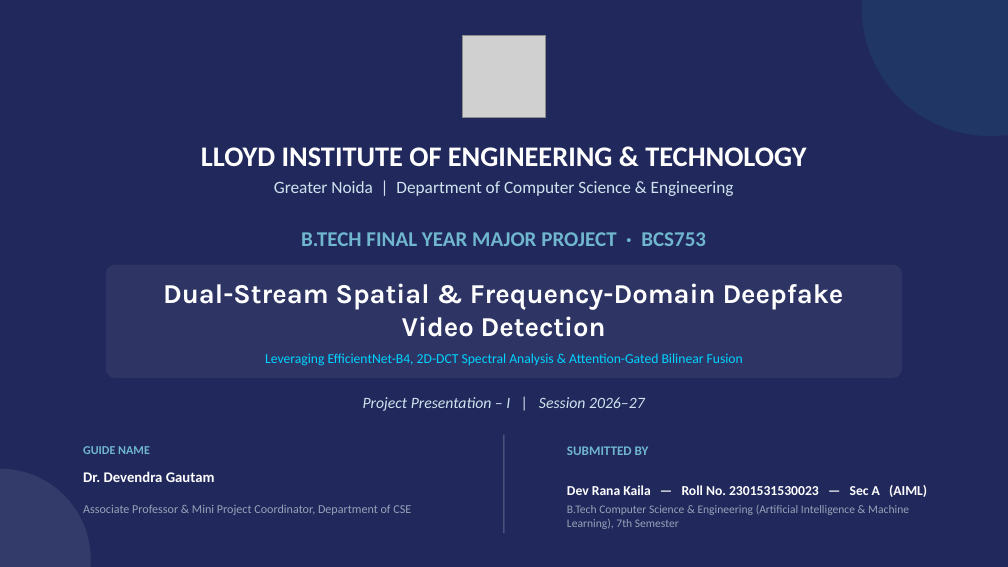
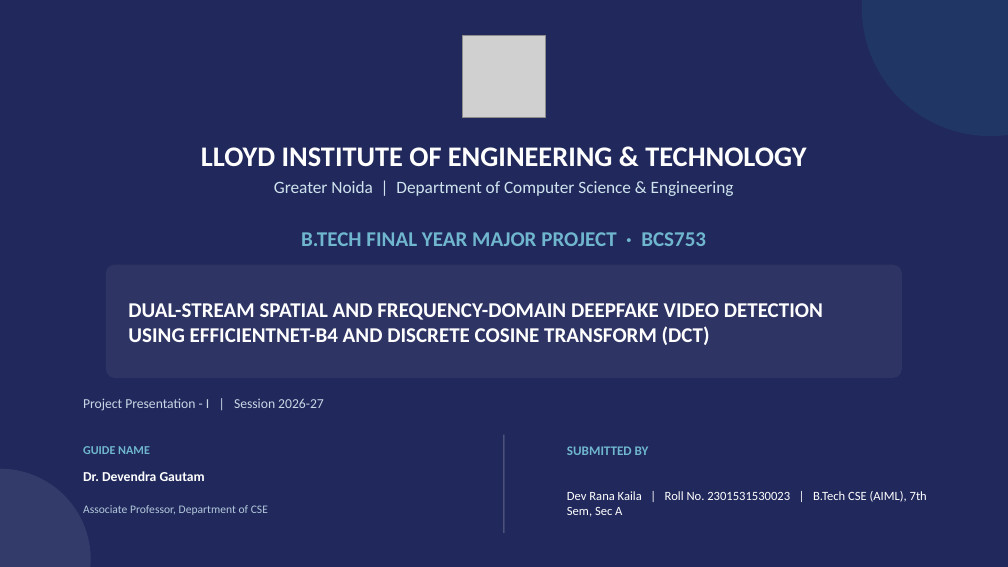
Before and after one commit to DevRanaKaila/DeepGuard-AI, a slide deck: slide 1 of BCS753_Major_Project_Presentation_FINAL.pptx. Drawn at 1008x567 pixels with LibreOffice and Linux fonts; fonts in the diff are those of the drawing; grey boxes stand for pictures. Boxes give left, top, right and bottom in pixels: in the first picture for what was removed or moved away, otherwise in the second. Text is boxed around its words. In the diff, an @@ line names an element or a change of style, - is before the commit and + after.

Commit message:
feat: complete BCS753 presentation, white-background diagrams, centered page footers, and official cover page format

```diff
--- a/BCS753_Major_Project_Presentation_FINAL.pptx
+++ b/BCS753_Major_Project_Presentation_FINAL.pptx
@@ text at (128,303,823,345): text changed; size 13 to 20 pt; text colour #00D4FF to #FFFFFF; bold on @@
-Dual-Stream Spatial & Frequency-Domain Deepfake Video Detection
-Leveraging EfficientNet-B4, 2D-DCT Spectral Analysis & Attention-Gated Bilinear Fusion
+DUAL-STREAM SPATIAL AND FREQUENCY-DOMAIN DEEPFAKE VIDEO DETECTION USING EFFICIENTNET-B4 AND DISCRETE COSINE TRANSFORM (DCT)
@@ text at (83,398,324,411): text changed; size 15 to 13 pt; text colour #CFE3EE to #C8D7E6; italic off @@
-Project Presentation – I | Session 2026–27
+Project Presentation - I | Session 2026-27
@@ text "Dr. Devendra Gautam" at (83,471,205,481): size 14 to 13 pt @@
@@ text at (83,505,268,515): text changed; size 11.5 to 11 pt; text colour #94A3B8 to #B4C8DC @@
-Associate Professor & Mini Project Coordinator, Department of CSE
+Associate Professor, Department of CSE
@@ text at (567,491,927,517): text changed; size 11 to 12 pt; text colour #94A3B8 to #FFFFFF @@
-Dev Rana Kaila — Roll No. 2301531530023 — Sec A (AIML)
-B.Tech Computer Science & Engineering (Artificial Intelligence & Machine Learning), 7th Semester
+Dev Rana Kaila | Roll No. 2301531530023 | B.Tech CSE (AIML), 7th Sem, Sec A
```
Also in this commit, not shown: 7 other slides changed, 32 other files.
